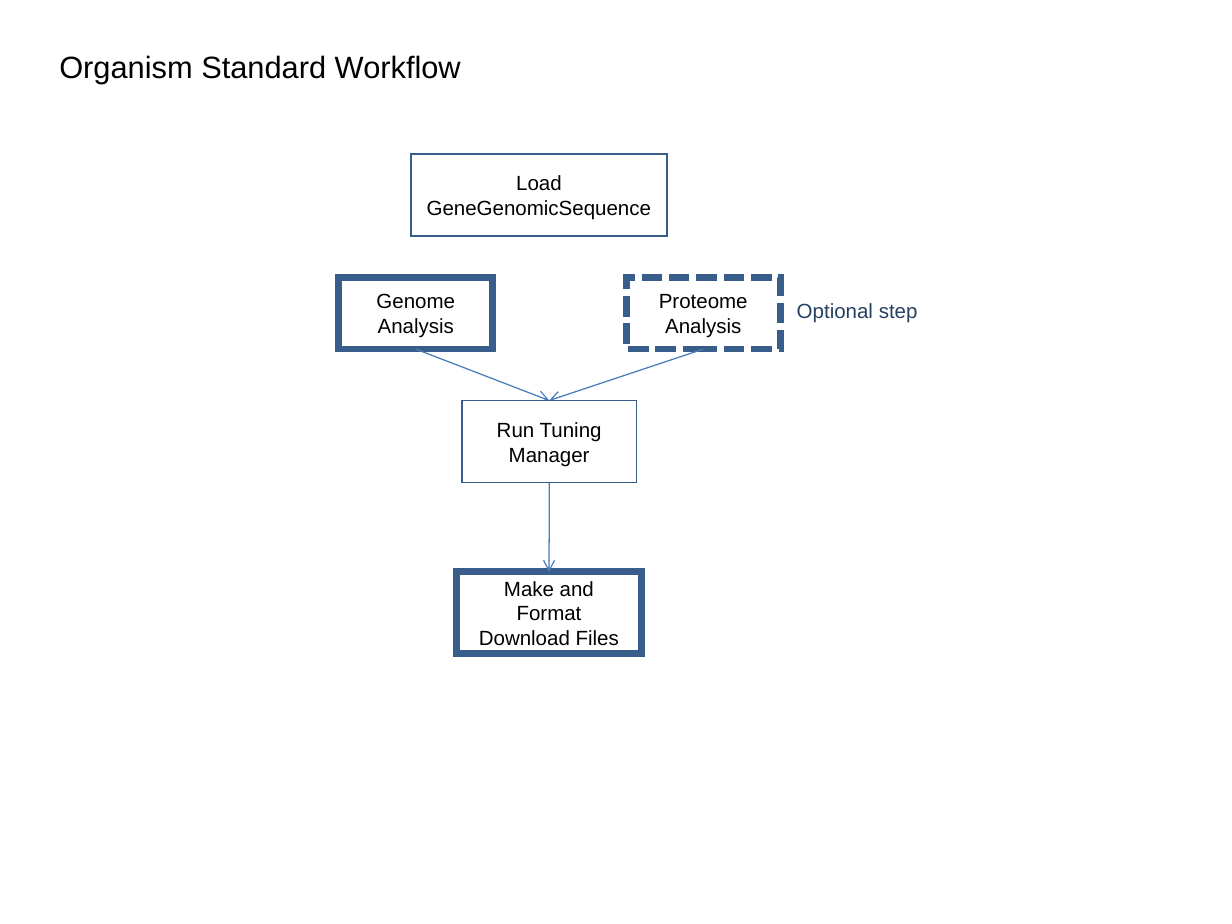
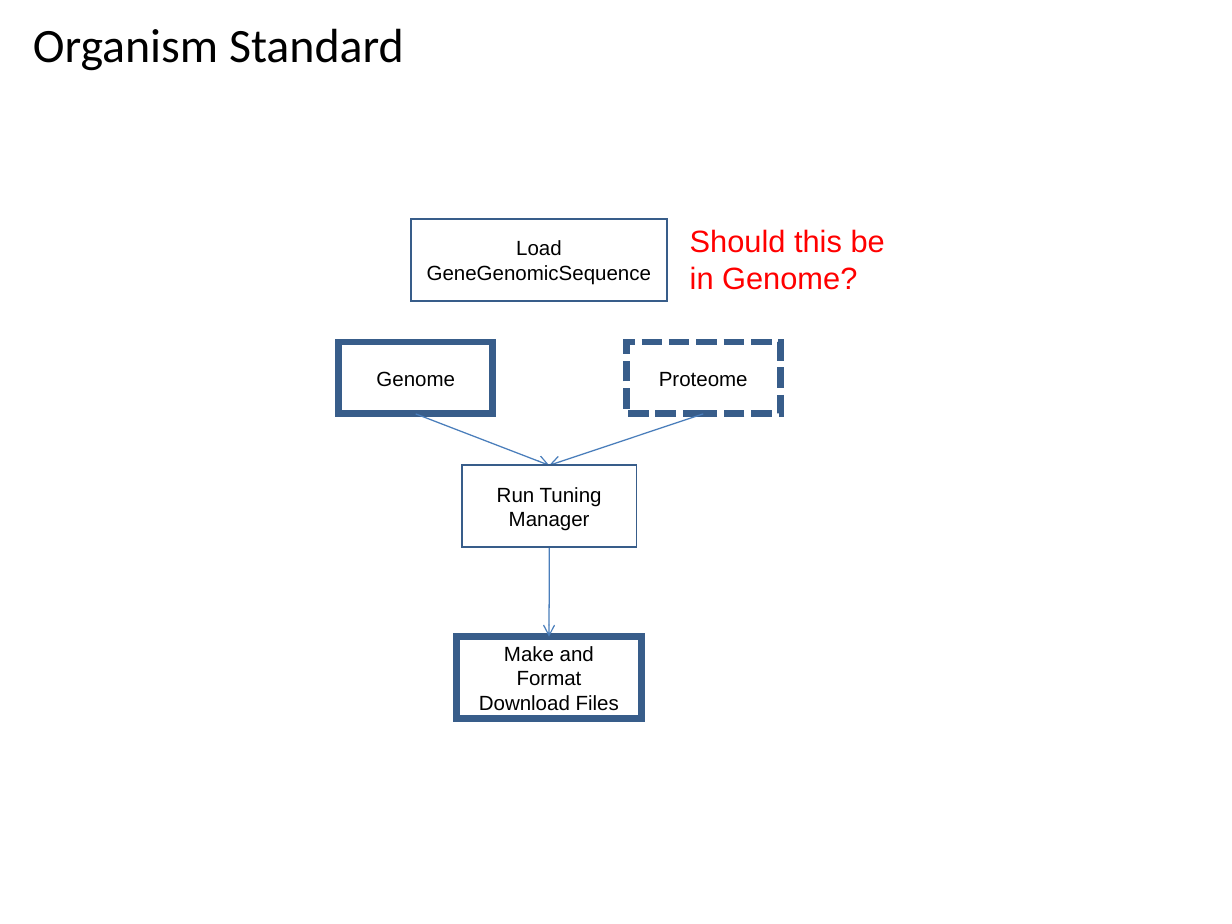
Before and after one commit to VEuPathDB/ApiCommonWorkflow, a slide deck: slide 7 of Main/doc/IntegratedWorkflow.ppt (slide 6 before the commit). Drawn at 1232x924 pixels with LibreOffice and Linux fonts; fonts in the diff are those of the drawing. Boxes give left, top, right and bottom in pixels: in the first picture for what was removed or moved away, otherwise in the second. Text is boxed around its words. In the diff, an @@ line names an element or a change of style, - is before the commit and + after.

```diff
--- a/Main/doc/IntegratedWorkflow.ppt
+++ b/Main/doc/IntegratedWorkflow.ppt
@@ title "Organism Standard" at bbox=[33, 28, 404, 71]: vertical alignment top to middle @@
@@ title at bbox=[33, 28, 404, 71]: text changed; size 18 to 28 pt; font Arial to Calibri @@
-Organism Standard Workflow
+Organism Standard
@@ text added at bbox=[690, 229, 885, 290], 18 pt, text #FF0000 @@
+Should this be in Genome?
@@ text removed at bbox=[797, 303, 918, 323] @@
-Optional step
@@ 5 rectangles, 3 arrows: place and size @@
-5 rectangles, 3 arrows at bbox=[339, 154, 780, 654]
+5 rectangles, 3 arrows at bbox=[339, 219, 780, 719]
@@ text in rectangle at bbox=[376, 371, 455, 387]: text changed @@
-Genome Analysis
+Genome
@@ text in rectangle at bbox=[659, 372, 748, 387]: text changed @@
-Proteome Analysis
+Proteome
```
Also in this commit, not shown: 29 other slides changed, 1 slide added.
